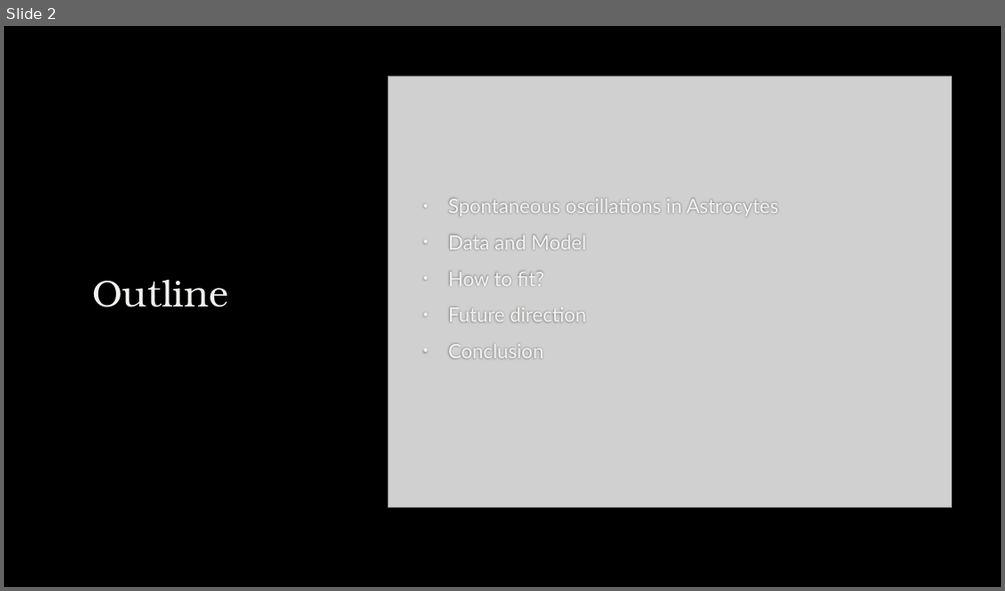
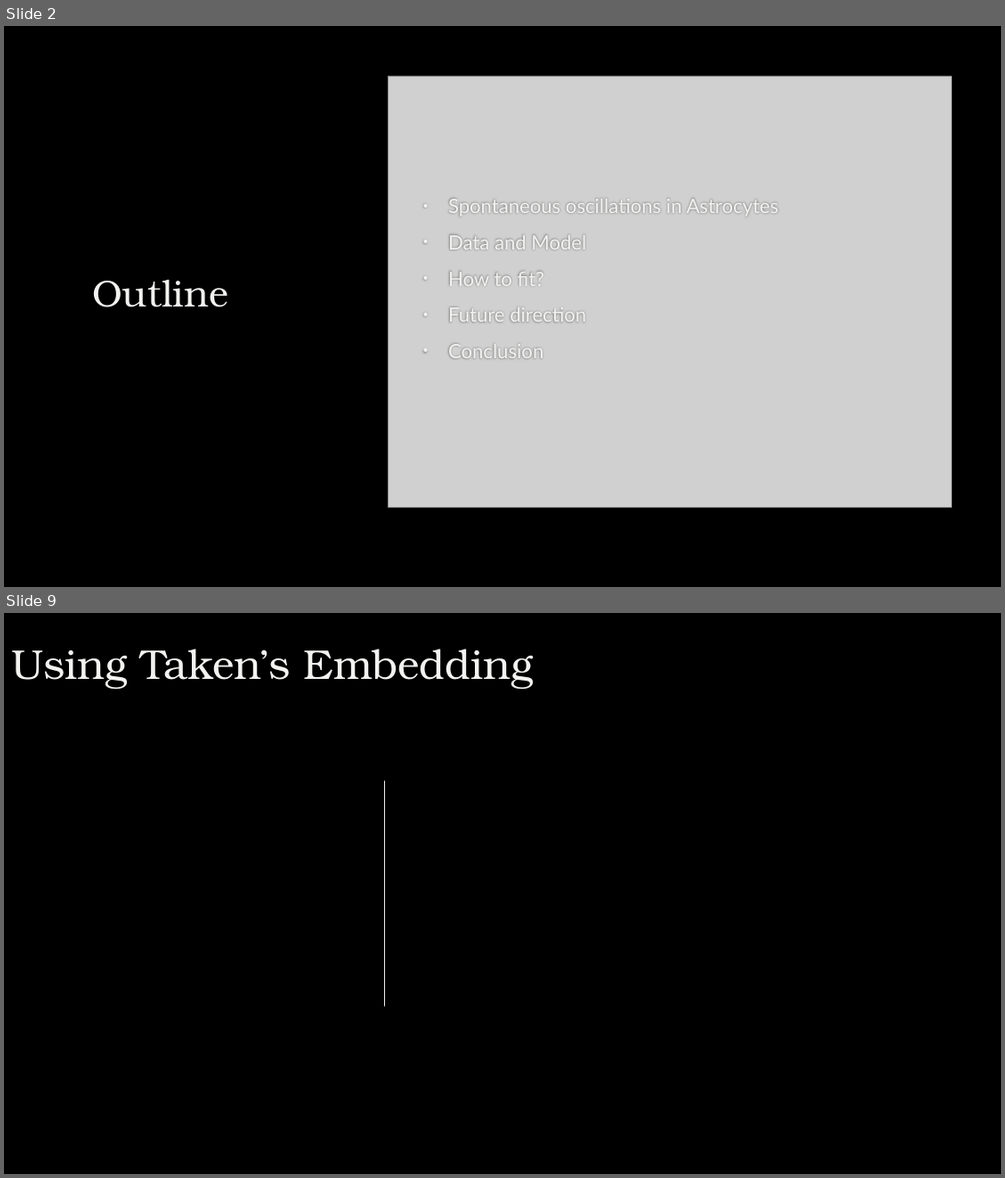
Before and after one commit to ekremdemirboga/modelling-calcium-oscillations-in-astrocytes, a slide deck: final/final.pptx. Shown one above the other, each under a label of ours: slide 2 before the commit, slides 2 and 9 after it; the slides between them are not shown. The pictures are 1005x591 and 1005x1178 pixels, drawn with LibreOffice and Linux fonts; fonts in the diff are those of the drawing; grey boxes stand for pictures; background and template pictures are left out. Boxes give left, top, right and bottom in pixels: in the first picture for what was removed or moved away, otherwise in the second. Text is boxed around its words. In the diff, an @@ line names an element or a change of style, - is before the commit and + after.

```diff
--- a/final/final.pptx
+++ b/final/final.pptx
@@ slide 9 added at (4,613,1001,1174), background picture (left out) @@
@@ title added at (11,649,534,689), 40 pt, text #F2F3F0 @@
+Using Taken’s Embedding
@@ line added from (385, 781) to (385, 1005), #F2F3F0 1.5 pt @@
```
Also in this commit, not shown: 6 slides changed, 1 other slide added, 18 other files.
